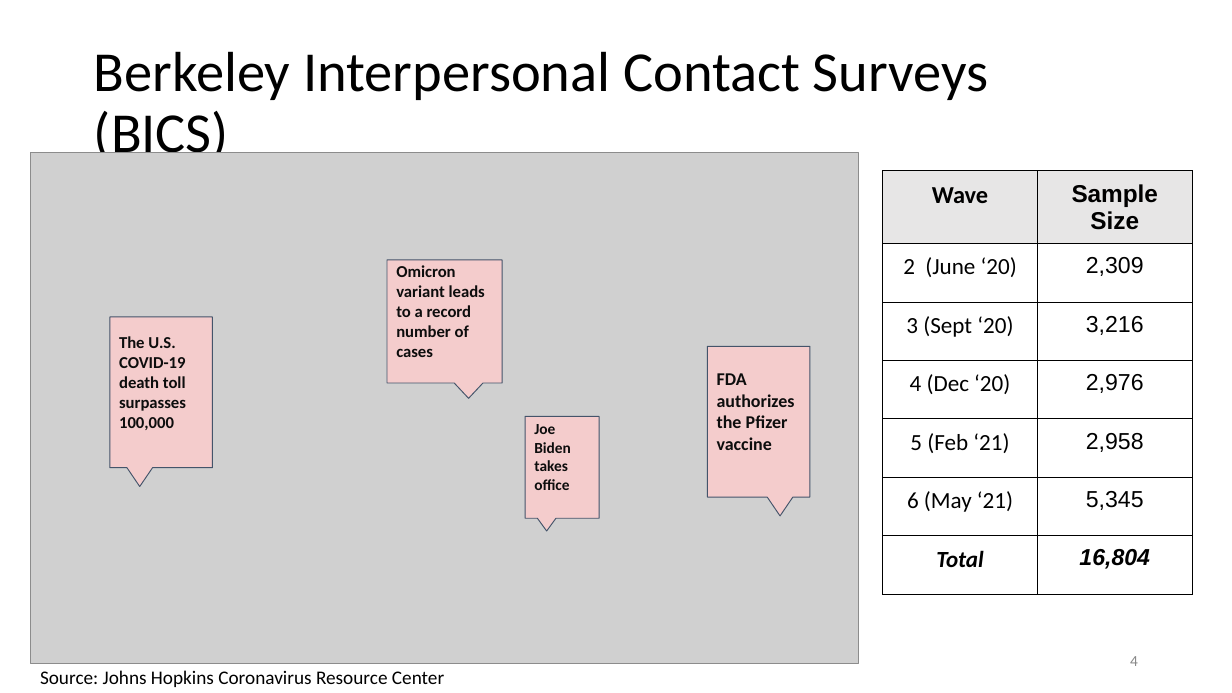
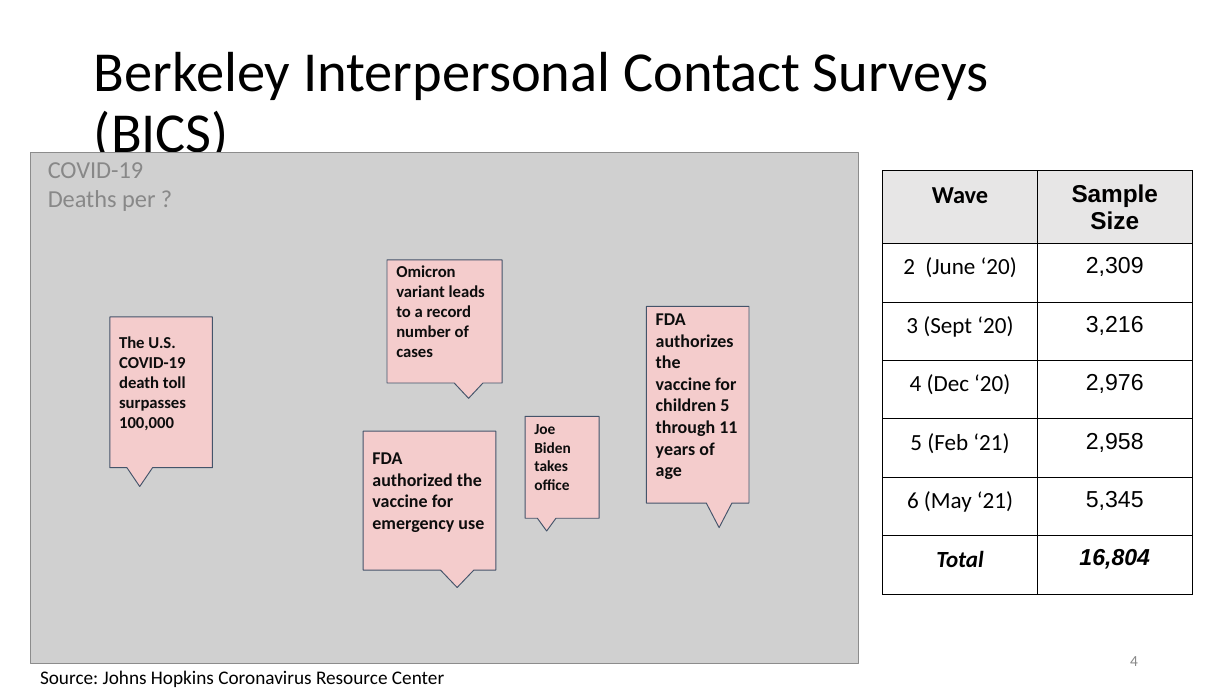
Before and after one commit to chrissoria/BICS_Political_Polarization, a slide deck: slide 4 of presentation/Plots_File.pptx. Drawn at 1232x693 pixels with LibreOffice and Linux fonts; fonts in the diff are those of the drawing; grey boxes stand for pictures. Boxes give left, top, right and bottom in pixels: in the first picture for what was removed or moved away, otherwise in the second. Text is boxed around its words. In the diff, an @@ line names an element or a change of style, - is before the commit and + after.

```diff
--- a/presentation/Plots_File.pptx
+++ b/presentation/Plots_File.pptx
@@ text added at [48, 162, 155, 211], 19 pt, text #888888 @@
+COVID-19 Deaths per ?
@@ speech box "FDA authorizes the vaccine for ...": place and size @@
-speech box "FDA authorizes the vaccine for ..." at [708, 347, 811, 497]
+speech box "FDA authorizes the vaccine for ..." at [647, 307, 750, 504]
@@ text in speech box at [656, 313, 737, 479]: text changed @@
-FDA authorizes the Pfizer vaccine
+FDA authorizes the vaccine for children 5 through 11 years of age
@@ speech box added at [363, 432, 496, 570], fill #F4CCCC, outline #44546A 0.75 pt, 14 pt, text #0D0D0D, bold @@
+FDA authorized the vaccine for emergency use
```
Also in this commit, not shown: 8 other slides changed, 1 slide added, 14 other files.
